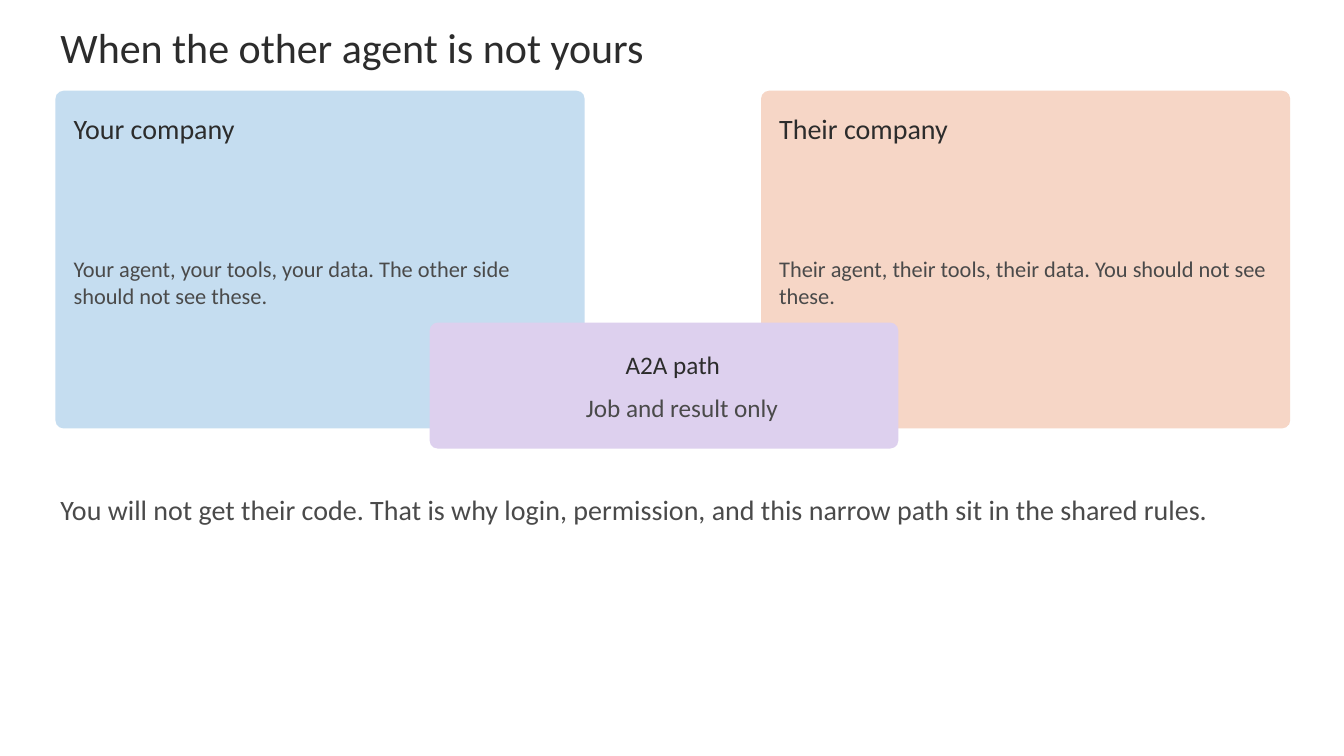
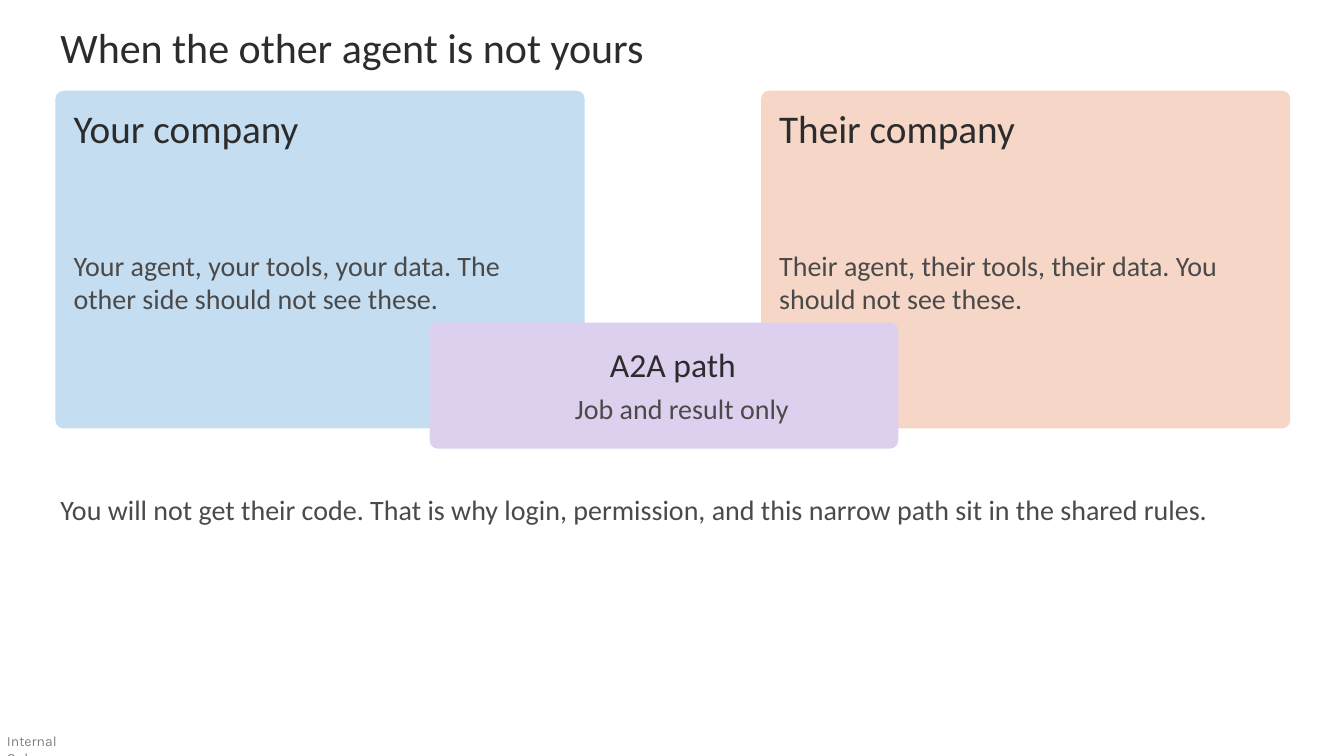
Before and after one commit to devlinduldulao/agents-and-skill-demo, a slide deck: slide 20 of A2A_Agent_to_Agent_Protocol.pptx (slide 10 before the commit). Drawn at 1344x756 pixels with LibreOffice and Linux fonts; fonts in the diff are those of the drawing. Boxes give left, top, right and bottom in pixels: in the first picture for what was removed or moved away, otherwise in the second. Text is boxed around its words. In the diff, an @@ line names an element or a change of style, - is before the commit and + after.

```diff
--- a/A2A_Agent_to_Agent_Protocol.pptx
+++ b/A2A_Agent_to_Agent_Protocol.pptx
@@ text "Your company" at (74, 118, 298, 150): size 20 to 28 pt @@
@@ text "Their company" at (779, 115, 1015, 150): size 20 to 28 pt @@
@@ text "Your agent, your tools, your ..." at (74, 256, 499, 309): size 16 to 20 pt @@
@@ text "Their agent, their tools, their ..." at (779, 256, 1217, 309): size 16 to 20 pt @@
@@ text "A2A path" at (610, 353, 735, 383): size 18 to 24 pt @@
@@ text "Job and result only" at (575, 399, 789, 424): size 18 to 20 pt @@
@@ text added at (7, 736, 57, 746), 10 pt, text #000000 at 50% opacity @@
+Internal Only
```
Also in this commit, not shown: 10 other slides changed, 11 slides added, 2 slides removed, 1 other file.
